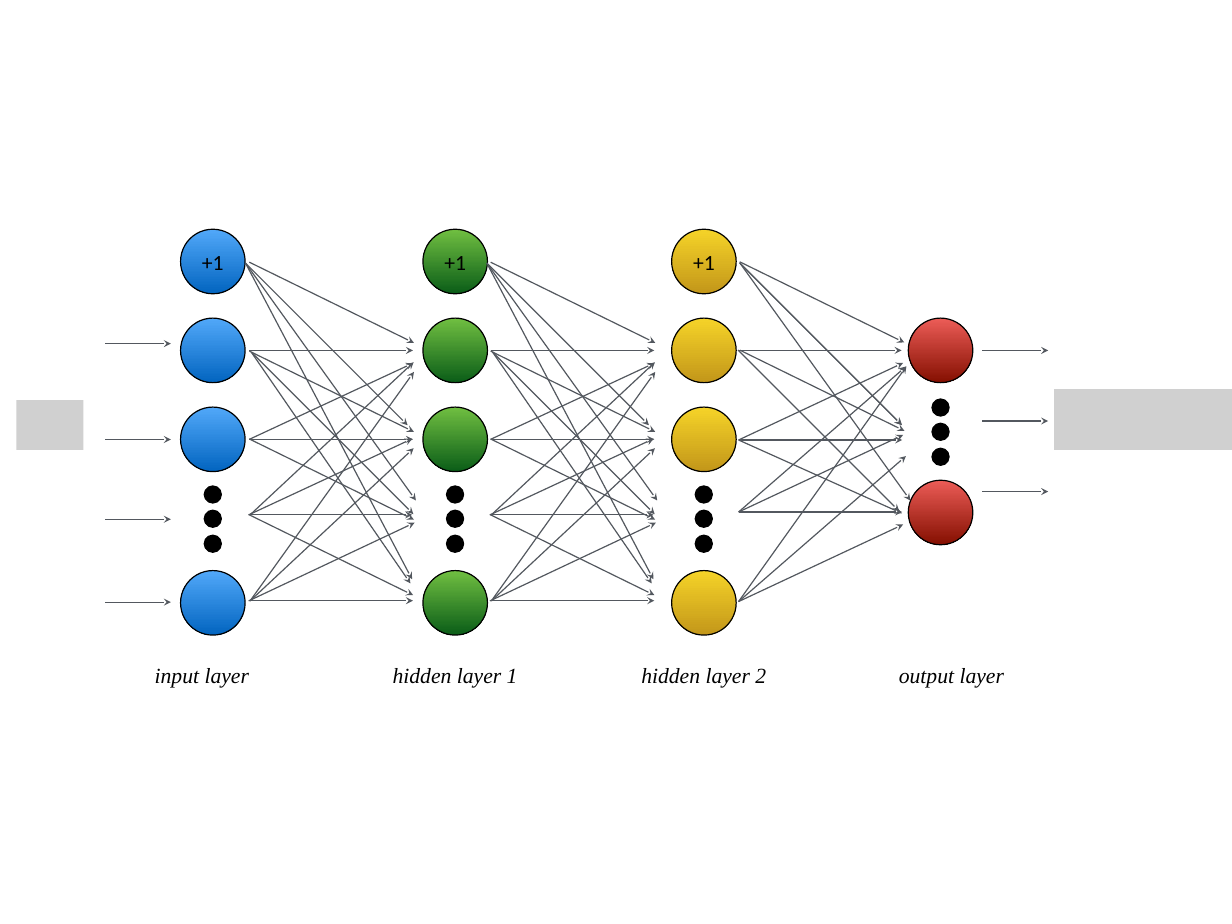
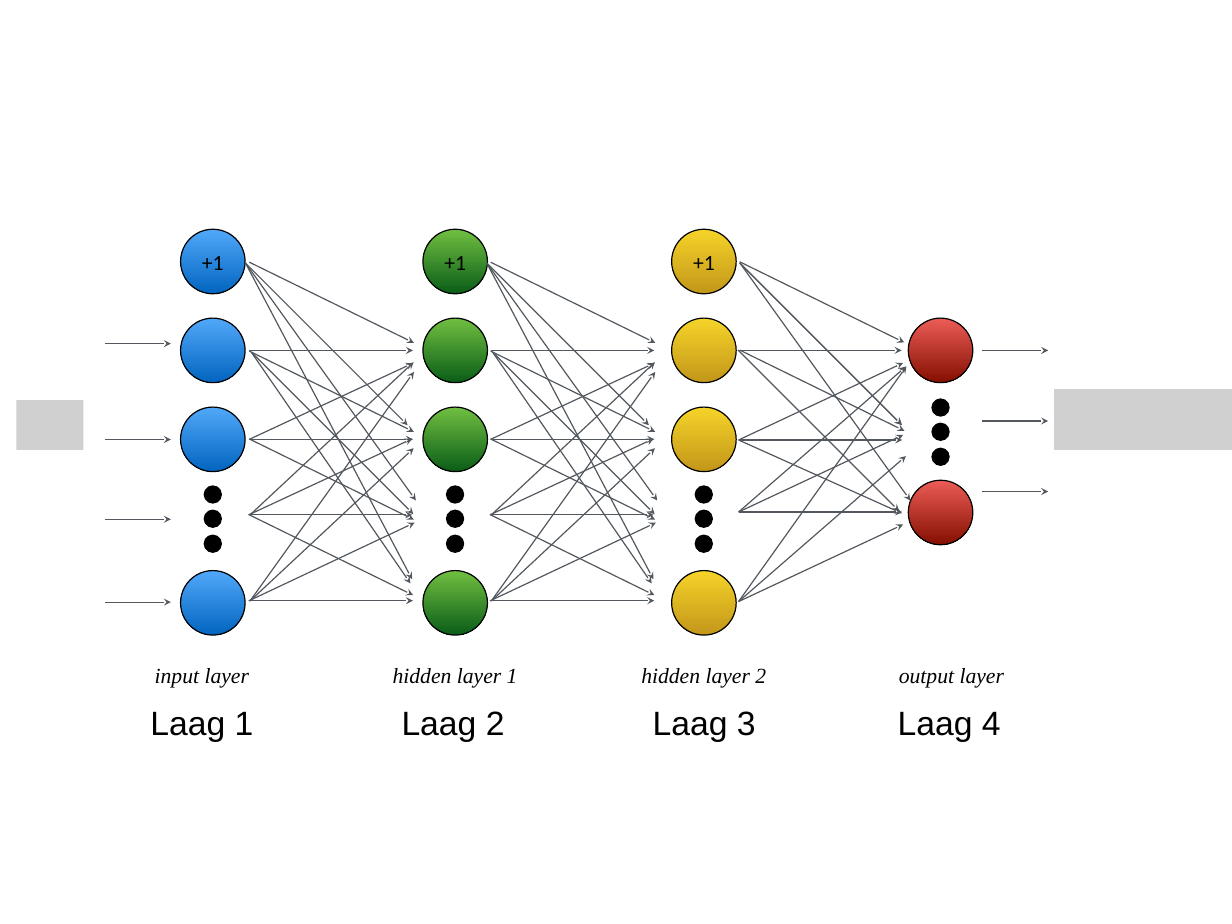
Before and after one commit to hanze-hbo-ict/Machine-Learning, a slide deck: slide 11 of docs/lectures/wk4/ML_wk4_Neurale_netwerken.pptx. Drawn at 1232x924 pixels with LibreOffice and Linux fonts; fonts in the diff are those of the drawing; grey boxes stand for pictures. Boxes give left, top, right and bottom in pixels: in the first picture for what was removed or moved away, otherwise in the second. Text is boxed around its words. In the diff, an @@ line names an element or a change of style, - is before the commit and + after.

```diff
--- a/docs/lectures/wk4/ML_wk4_Neurale_netwerken.pptx
+++ b/docs/lectures/wk4/ML_wk4_Neurale_netwerken.pptx
@@ text added at [150,711,254,742], 28 pt, text #000000 @@
+Laag 1
@@ text added at [402,711,505,742], 28 pt, text #000000 @@
+Laag 2
@@ text added at [653,711,756,742], 28 pt, text #000000 @@
+Laag 3
@@ text added at [898,711,1001,742], 28 pt, text #000000 @@
+Laag 4
```
Also in this commit, not shown: 1 other slide changed, 4 other files.
